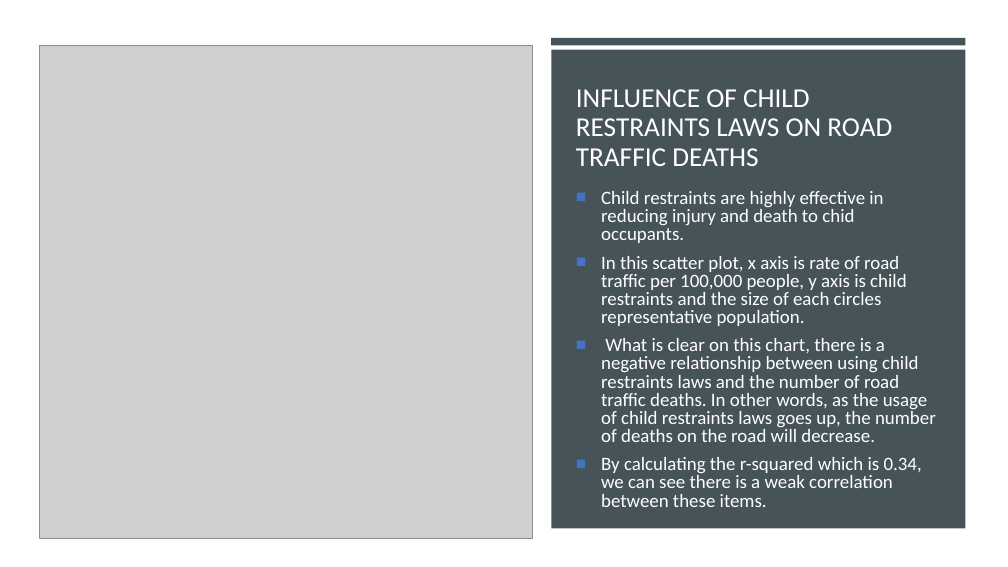
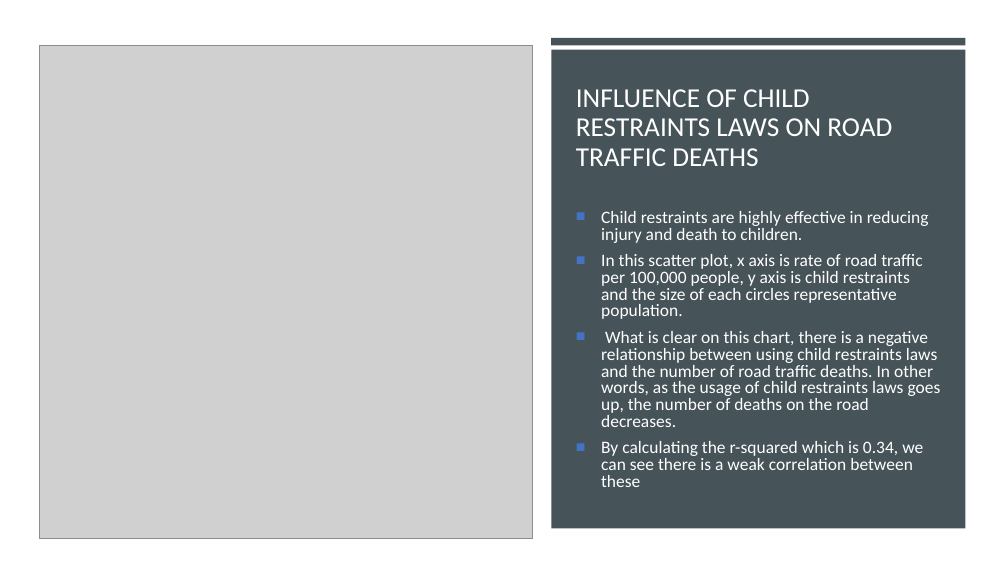
Before and after one commit to cyrusauyeungc/Project_01, a slide deck: slide 10 of output_data/Presentation.pptx. Drawn at 1008x567 pixels with LibreOffice and Linux fonts; fonts in the diff are those of the drawing; grey boxes stand for pictures. Boxes give left, top, right and bottom in pixels: in the first picture for what was removed or moved away, otherwise in the second. Text is boxed around its words. In the diff, an @@ line names an element or a change of style, - is before the commit and + after.

```diff
--- a/output_data/Presentation.pptx
+++ b/output_data/Presentation.pptx
@@ text at [601,211,929,243]: text changed; size 18 to 16.6 pt @@
-■ Child restraints are highly effective in reducing injury and death to chid occupants.
+■ Child restraints are highly effective in reducing injury and death to children.
@@ text at [601,254,922,319]: size 18 to 16.6 pt in "In this scatter plot, x axis is ..." @@
@@ text at [601,331,941,487]: text changed; size 18 to 16.6 pt @@
-■ What is clear on this chart, there is a negative relationship between using child restraints laws and the number of road traffic deaths. In other words, as the usage of child restraints laws goes up, the number of deaths on the road will decrease.
-■ By calculating the r-squared which is 0.34, we can see there is a weak correlation between these items.
+■ What is clear on this chart, there is a negative relationship between using child restraints laws and the number of road traffic deaths. In other words, as the usage of child restraints laws goes up, the number of deaths on the road decreases.
+■ By calculating the r-squared which is 0.34, we can see there is a weak correlation between these
```
Also in this commit, not shown: 8 other slides changed, 3 slides added, 1 slide removed.
